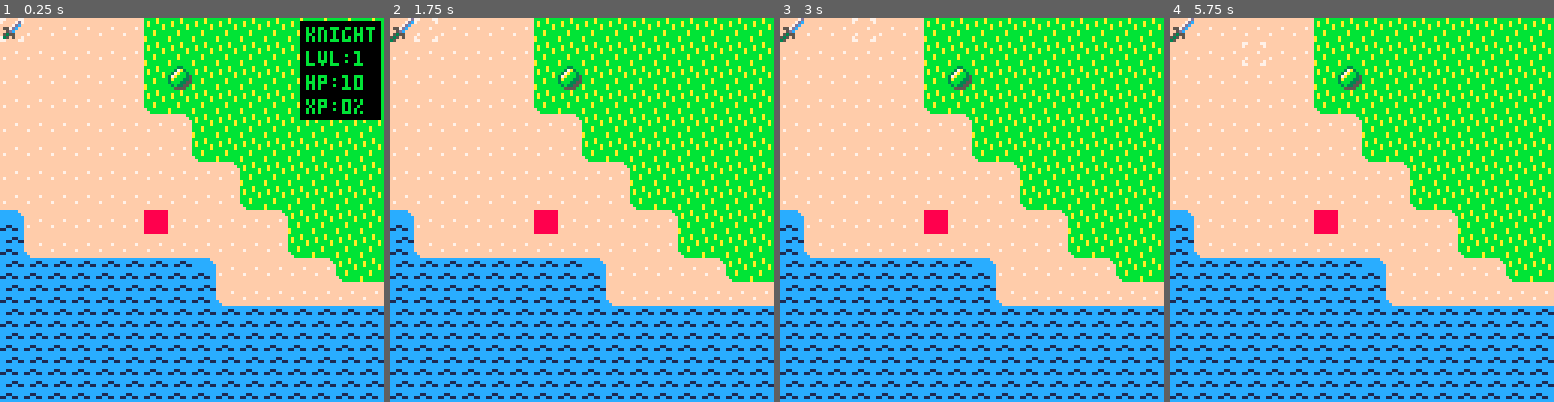
Above: before the commit, frames 1-4 (left to right).
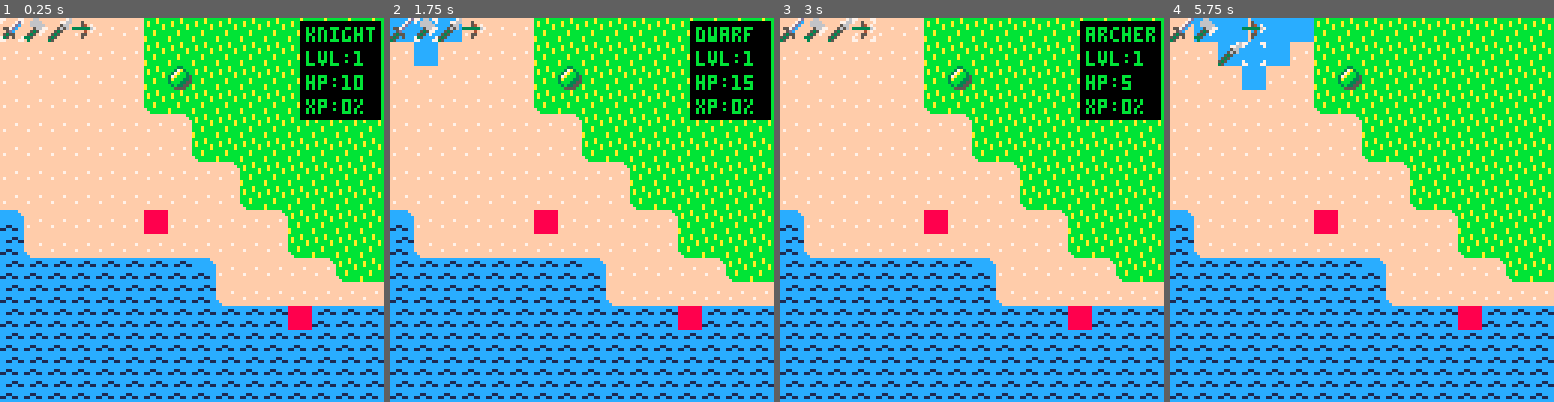
Above: after the commit, the same moments.

Repository: cstephen/PICO-8-Tactics
Game: PICO-8 cartridge tactics.p8
The game is run twice, just before and just after one commit, with the same random seed, the same clock (stepped at 60 frames per second) and the same inputs.
Inputs:
- Up to frame 1 (0.25 s): no input
- Up to frame 2 (1.75 s): tap X (X key) at 0.33, 1.07 s; tap O (Z key) at 0.7, 1.7 s; hold Right from 1.6 s (still down)
- Up to frame 3 (3 s): tap X (X key) at 1.85, 2.97 s; release Right at 2.1 s; tap O (Z key) at 2.1, 2.5, 2.9 s; hold Up 2.15-2.42 s; hold Right from 2.47 s (still down)
- Up to frame 4 (5.75 s): release Right at 3.03 s; hold Left 3.08-3.58 s; tap O (Z key) every 0.4 s from 3.3 to 5.7 s; hold Down 3.63-3.97 s; hold Right 4.02-4.68 s; tap X (X key) at 4.08, 5.2 s; hold Up 4.73-5.03 s; hold Left 5.08-5.68 s; hold Down from 5.73 s (still down)

The runs differ from the first frame. In frame 1, 0.8% of the frame differs, in the area x 6-82%, y 0-82%; in frame 2, 6.4%, in the area x 0-100%, y 0-82%; in frame 3, 5.4%; in frame 4, 3.8%.

Commit message:
Add more units and portals.

Diff:
--- a/tactics.p8
+++ b/tactics.p8
@@ -164,7 +164,12 @@
   gridclear(g_typemask, "neutral")
 
   add(g_units.evil, createunit("portal", 1, "evil", 24, 8))
+  add(g_units.evil, createunit("portal", 1, "evil", 30, 12))
+
+  add(g_units.good, createunit("dwarf", 1, "good", 19, 0))
   add(g_units.good, createunit("knight", 1, "good", 18, 0))
+  add(g_units.good, createunit("lancer", 1, "good", 20, 0))
+  add(g_units.good, createunit("archer", 1, "good", 21, 0))
 
   for i=0, g_gridsize.x do
     for j=0, g_gridsize.y do
